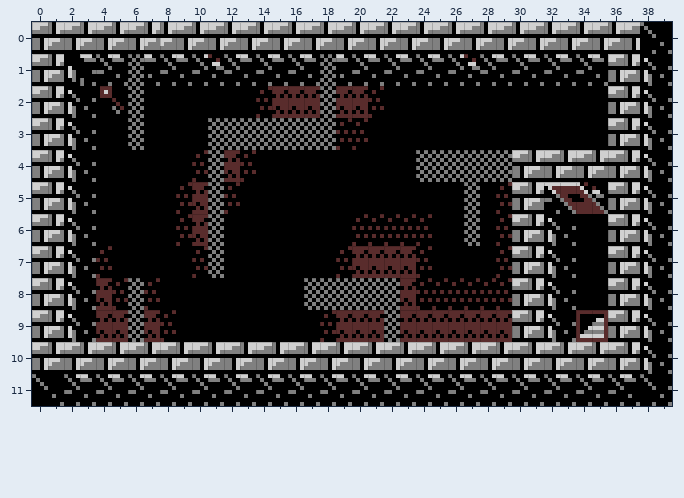
Two states of a Tiled map, dungeoneer/art/tiled/level2_map.map.tmx. This is how it looked before the edit.
Cells are 4x8 px. Shown: x 0..39, y 0..11.
The result:
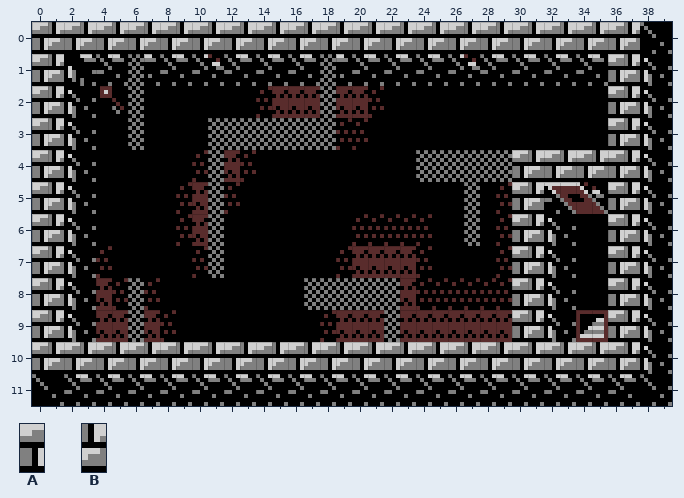
Key: from "game_tileset": A 16, B 17.
_ is an empty cell, . an unchanged one.
Changes in this commit:
--- layer "Tile Layer 1"
@@ x 8..37 @@
- 0 BABABABABABABABABABABABABABABA
+ 0 ABABABABABABABABABABABABABABAB
